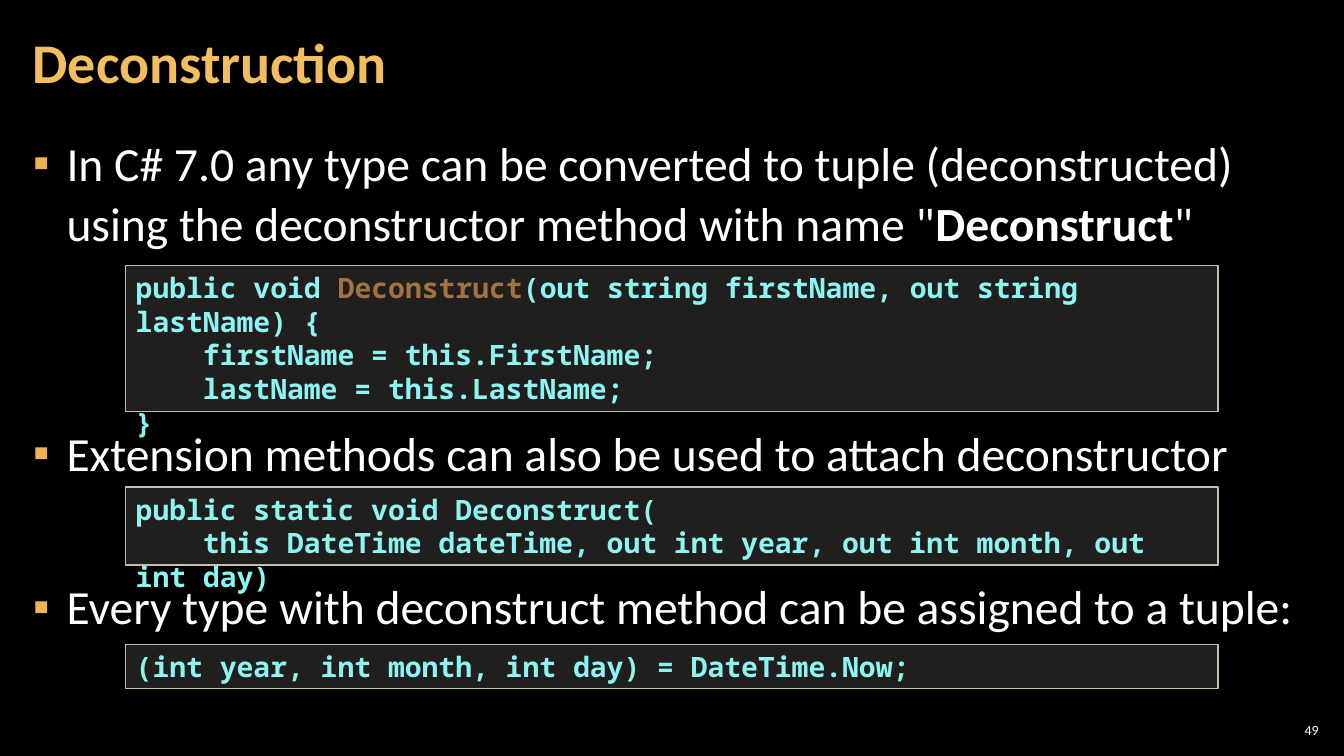
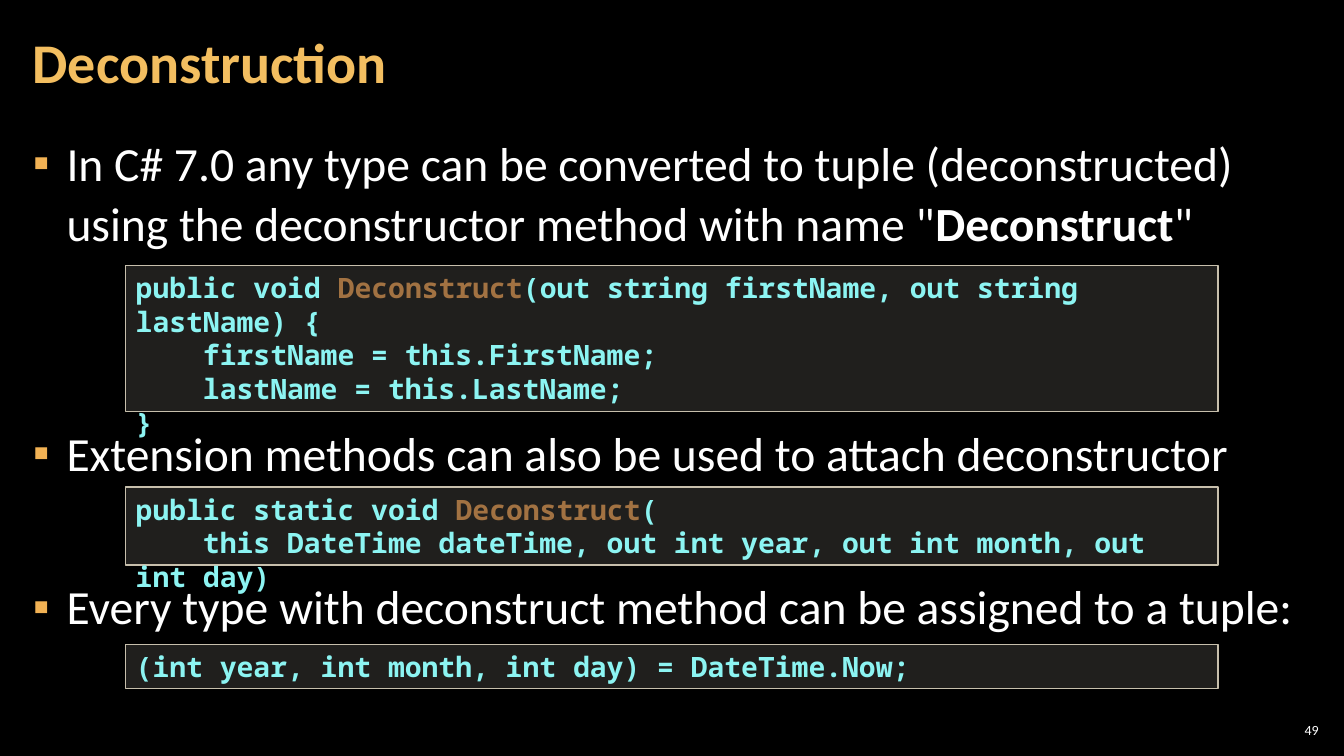
Before and after one commit to NikolayIT/CSharp-New-Features, a slide deck: slide 49 of docs/What is new in CSharp 6.0 and 7.0.pptx. Drawn at 1344x756 pixels with LibreOffice and Linux fonts; fonts in the diff are those of the drawing; background and template pictures are left out. Boxes give left, top, right and bottom in pixels: in the first picture for what was removed or moved away, otherwise in the second. Text is boxed around its words. In the diff, an @@ line names an element or a change of style, - is before the commit and + after.

```diff
--- a/docs/What is new in CSharp 6.0 and 7.0.pptx
+++ b/docs/What is new in CSharp 6.0 and 7.0.pptx
@@ text in rectangle at bbox=[136, 498, 658, 527]: text colour #8CF4F2 to #A27242 in "Deconstruct(" @@
```
Also in this commit, not shown: 4 other slides changed, 4 slides added.
